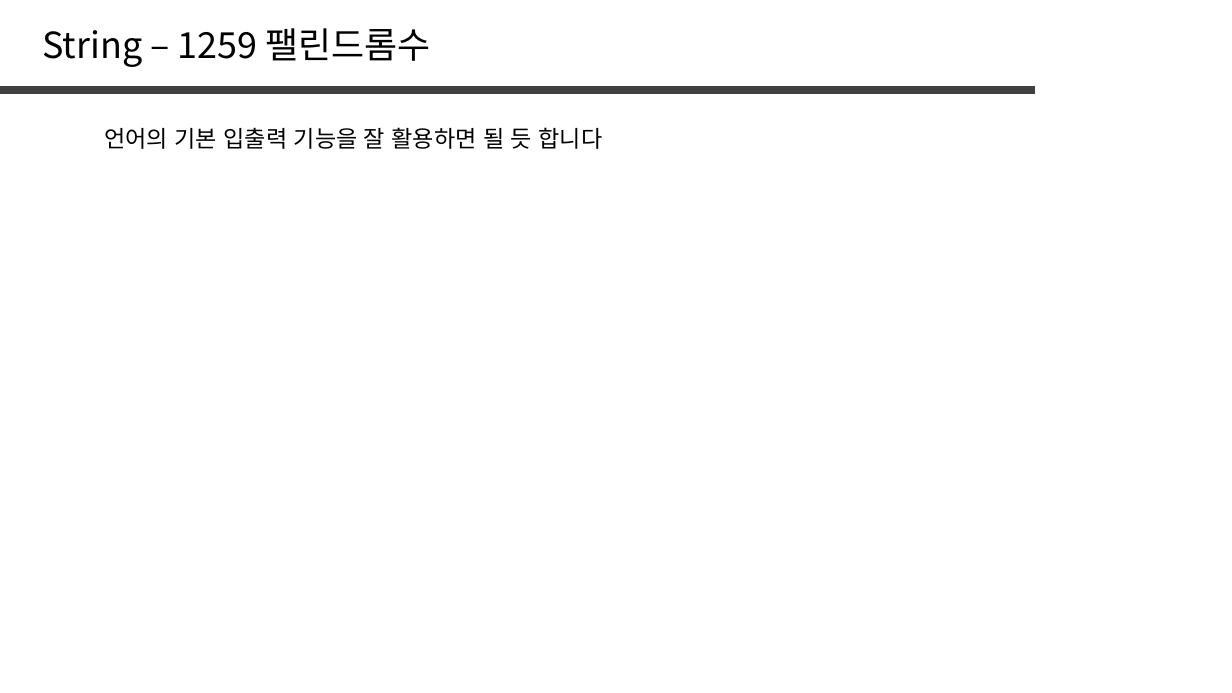
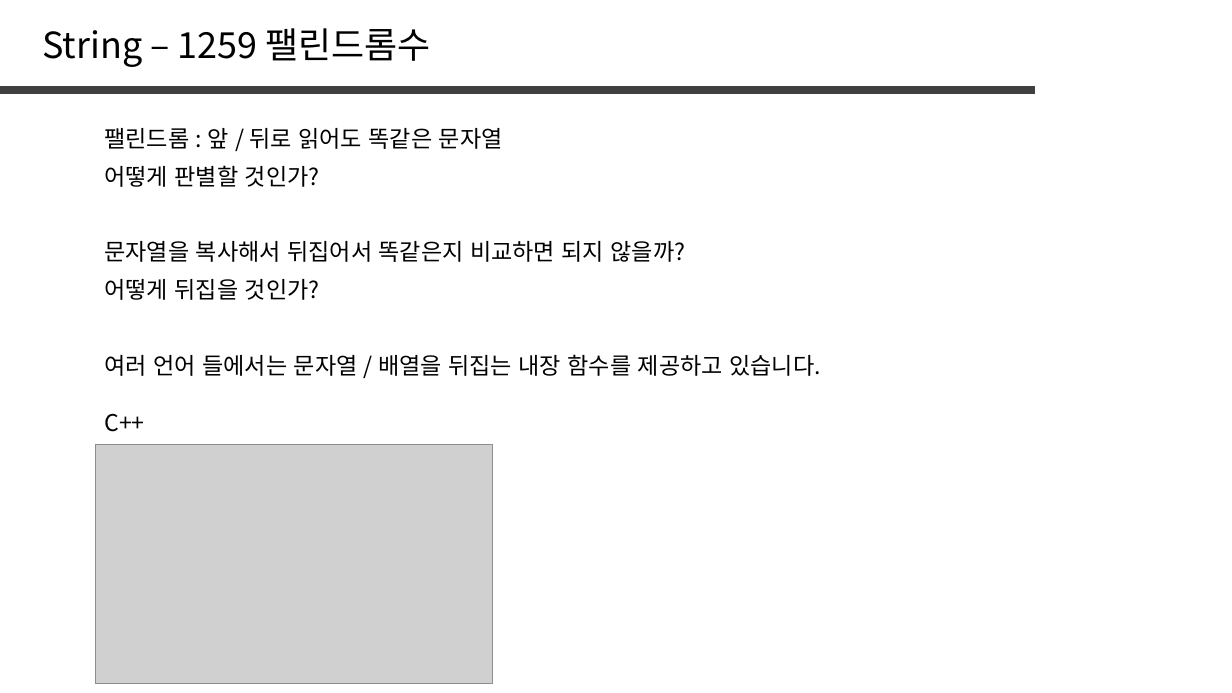
Before and after one commit to jaehoo1/PS-study, a slide deck: slide 25 of study/2_String.pptx. Drawn at 1232x693 pixels with LibreOffice and Linux fonts; fonts in the diff are those of the drawing; grey boxes stand for pictures. Boxes give left, top, right and bottom in pixels: in the first picture for what was removed or moved away, otherwise in the second. Text is boxed around its words. In the diff, an @@ line names an element or a change of style, - is before the commit and + after.

```diff
--- a/study/2_String.pptx
+++ b/study/2_String.pptx
@@ text at bbox=[104, 128, 503, 149]: text changed @@
-언어의 기본 입출력 기능을 잘 활용하면 될 듯 합니다
+팰린드롬 : 앞 / 뒤로 읽어도 똑같은 문자열
@@ text added at bbox=[104, 165, 320, 187], 18 pt, text #000000 @@
+어떻게 판별할 것인가?
@@ text added at bbox=[104, 241, 686, 262], 18 pt, text #000000 @@
+문자열을 복사해서 뒤집어서 똑같은지 비교하면 되지 않을까?
@@ text added at bbox=[104, 279, 320, 300], 18 pt, text #000000 @@
+어떻게 뒤집을 것인가?
@@ text added at bbox=[104, 354, 820, 376], 18 pt, text #000000 @@
+여러 언어 들에서는 문자열 / 배열을 뒤집는 내장 함수를 제공하고 있습니다.
@@ text added at bbox=[104, 413, 144, 432], 18 pt, text #000000 @@
+C++
@@ picture added at bbox=[95, 445, 493, 684] @@
```
Also in this commit, not shown: 2 other slides changed, 3 slides added.
